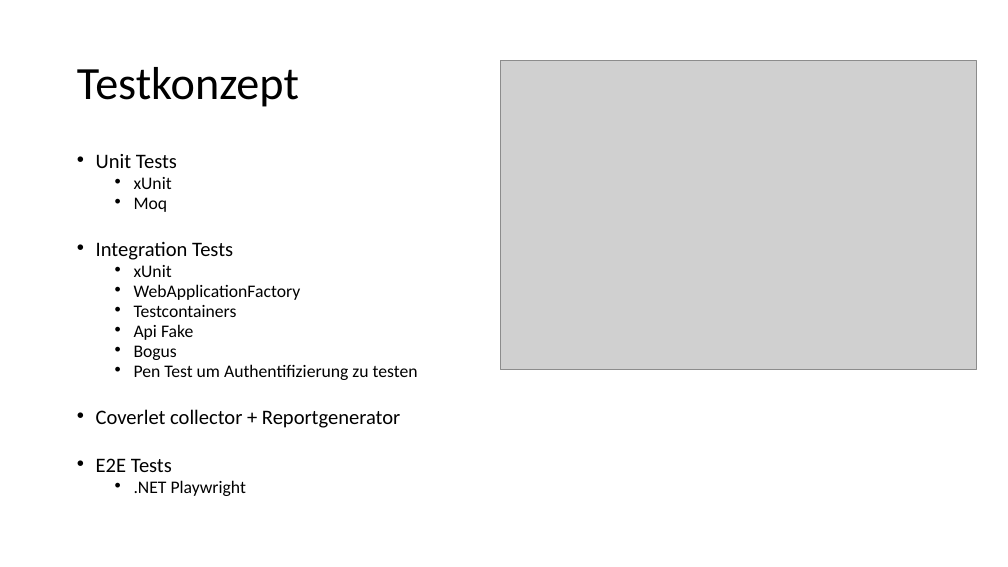
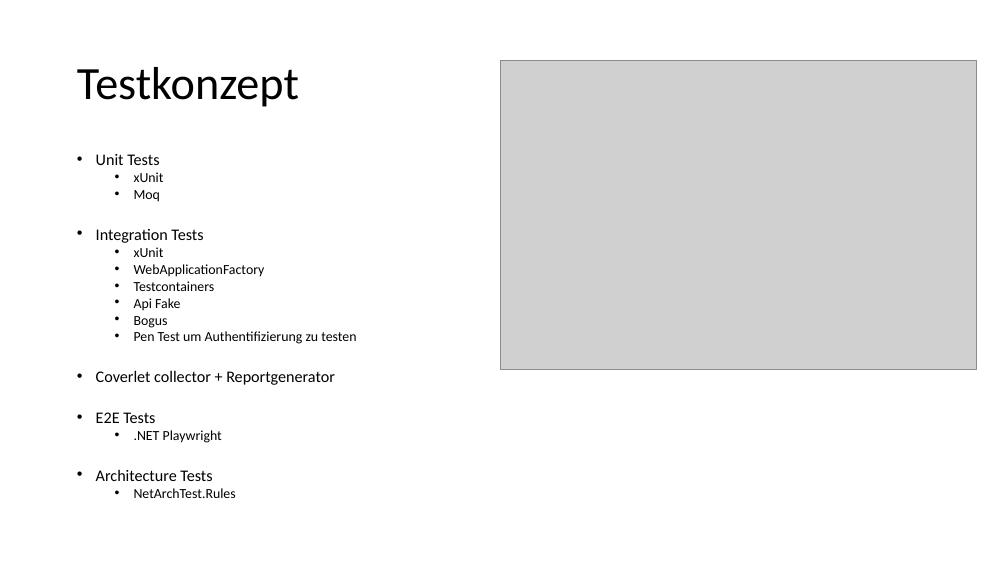
Before and after one commit to LucZZ/sqs-project, a slide deck: slide 7 of docs/Presentation.pptx. Drawn at 1008x567 pixels with LibreOffice and Linux fonts; fonts in the diff are those of the drawing; grey boxes stand for pictures. Boxes give left, top, right and bottom in pixels: in the first picture for what was removed or moved away, otherwise in the second. Text is boxed around its words. In the diff, an @@ line names an element or a change of style, - is before the commit and + after.

Commit message:
update

```diff
--- a/docs/Presentation.pptx
+++ b/docs/Presentation.pptx
@@ text at bbox=[96, 154, 356, 443]: size 19.6 to 15.4 pt in "Unit Tests", "Integration Tests", "Coverlet collector + Reportgenerator", "E2E Tests"; size 16.8 to 13.2 pt in "xUnit", "Moq", "xUnit", "WebApplicationFactory" and 5 more places @@
@@ text at bbox=[96, 469, 236, 498]: paragraphs added @@
+• Architecture Tests
+  • NetArchTest.Rules
```
Also in this commit, not shown: 1 other slide changed.
